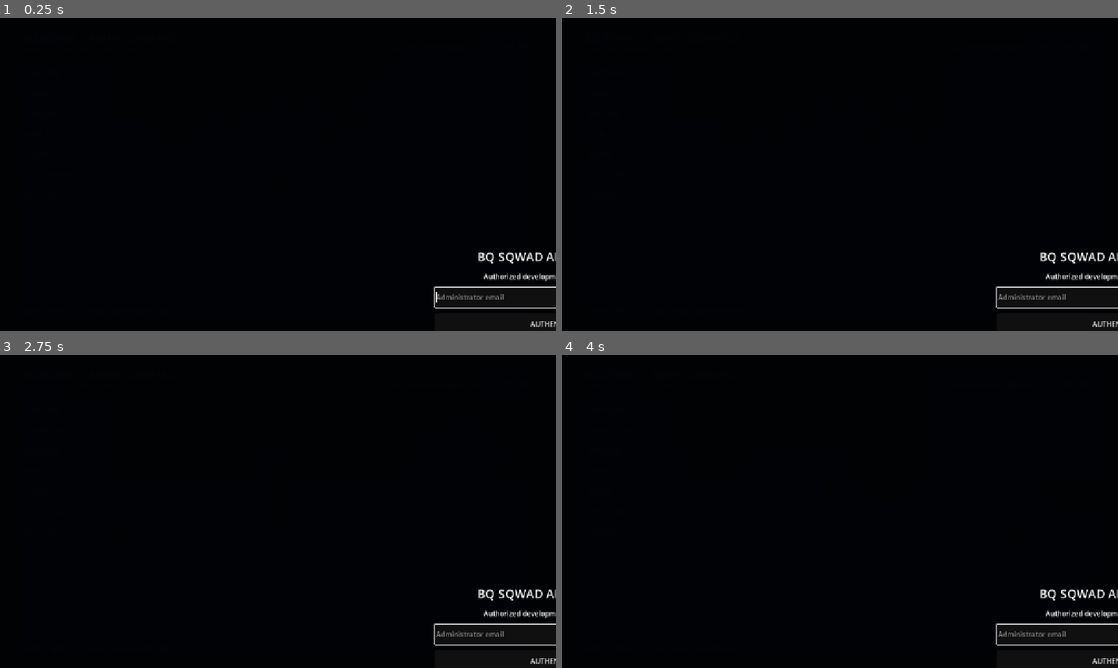
Above: before the commit, frames 1-4 (two rows, left to right).
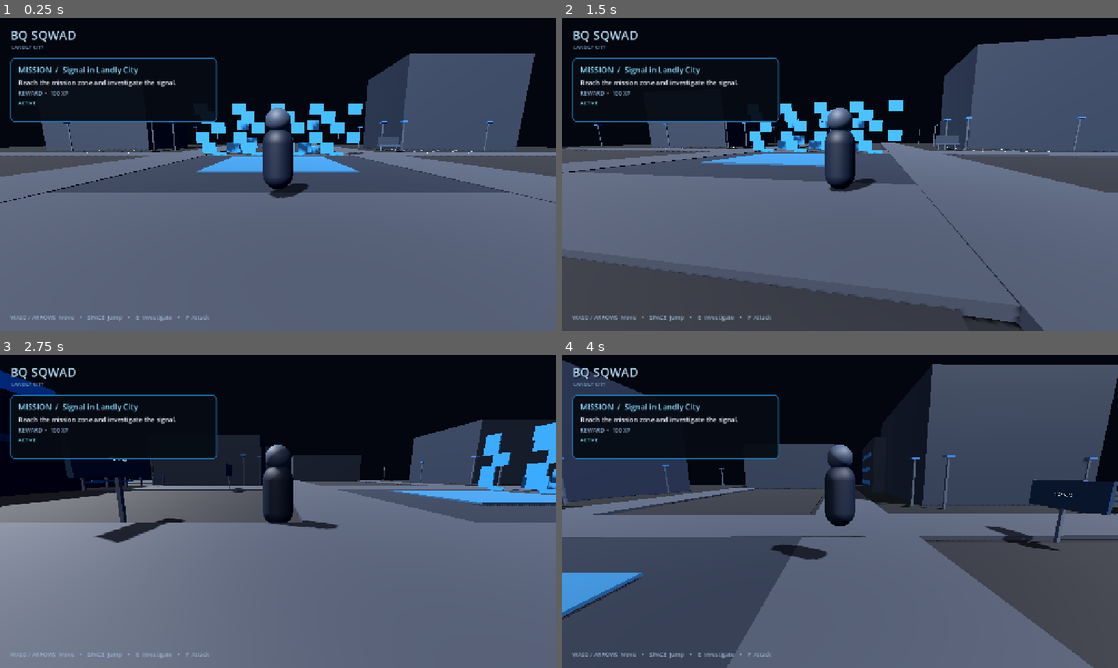
Above: after the commit, the same moments.

Repository: Bqsqwadtechnologies/Bq-sqwad-game-
Game: Godot game, scene res://scenes/main.tscn
Two runs of this game, one before a commit and one after it. Both use one fixed random seed, a clock stepped at 60 frames per second and the inputs below.
Inputs:
- Up to frame 1 (0.25 s): no input
- Up to frame 2 (1.5 s): tap Enter at 0.5 s; hold D (move_right) 0.53-1.28 s; tap F (attack) at 0.6 s; tap Space (jump) at 0.77 s; hold S (move_back) from 1.28 s (still down); tap E (interact) at 1.35 s
- Up to frame 3 (2.75 s): tap Space (jump) at 1.52 s; release S (move_back) at 2.03 s; hold D (move_right) from 2.03 s (still down); tap F (attack) at 2.1 s
- Up to frame 4 (4 s): release D (move_right) at 2.78 s; hold W (move_forward) 2.78-3.53 s; tap E (interact) at 2.85 s; tap Space (jump) at 3.02, 3.77 s; hold A (move_left) from 3.53 s (still down); tap F (attack) at 3.6 s

The runs differ from the first frame. In frame 1, 72% of the frame differs, in the area x 0-100%, y 4-100%; in frame 2, 74%; in frame 3, 68%; in frame 4, 80%, in the area x 0-100%, y 1-100%.

Commit message:
Stop admin login from blocking normal gameplay

Diff:
--- a/scripts/admin_command_center.gd
+++ b/scripts/admin_command_center.gd
@@ -19,13 +19,21 @@
     store.load_catalog()
     _build_dashboard()
     _build_gate()
-    visible = true
+    # Never block normal gameplay with the development admin console.
+    dashboard.visible = false
+    gate.visible = false
+    visible = false
 
 func _unhandled_input(event: InputEvent) -> void:
     if event is InputEventKey and event.pressed and not event.echo and event.keycode == KEY_F8:
-        if gate.visible:
-            return
-        visible = not visible
+        if not visible:
+            visible = true
+            gate.visible = true
+            dashboard.visible = false
+        else:
+            visible = false
+            gate.visible = false
+            dashboard.visible = false
         get_viewport().set_input_as_handled()
 
 func _build_dashboard() -> void:
@@ -36,7 +44,6 @@
     backdrop.set_anchors_and_offsets_preset(Control.PRESET_FULL_RECT)
     backdrop.color = Color(0.006, 0.012, 0.028, 0.97)
     dashboard.add_child(backdrop)
-
     var card := PanelContainer.new()
     card.set_anchors_preset(Control.PRESET_CENTER)
     card.position = Vector2(55, 30)
@@ -45,7 +52,6 @@
     var shell := VBoxContainer.new()
     shell.add_theme_constant_override("separation", 0)
     card.add_child(shell)
-
     var header := HBoxContainer.new()
     header.custom_minimum_size.y = 76
     header.add_theme_constant_override("separation", 14)
@@ -68,9 +74,8 @@
     header.add_child(identity)
     var close := Button.new()
     close.text = "CLOSE  [F8]"
-    close.pressed.connect(func(): visible = false)
+    close.pressed.connect(func(): visible = false; gate.visible = false; dashboard.visible = false)
     header.add_child(close)
-
     var body := HBoxContainer.new()
     body.size_flags_vertical = Control.SIZE_EXPAND_FILL
     shell.add_child(body)
@@ -85,7 +90,6 @@
         b.alignment = HORIZONTAL_ALIGNMENT_LEFT
         b.pressed.connect(_open_tab.bind(tab))
         nav.add_child(b)
-
     content = VBoxContainer.new()
     content.size_flags_horizontal = Control.SIZE_EXPAND_FILL
     content.size_flags_vertical = Control.SIZE_EXPAND_FILL
@@ -95,7 +99,6 @@
     status.text = "ADMIN SESSION • LOCAL DEVELOPMENT MODE"
     status.custom_minimum_size.y = 26
     shell.add_child(status)
-
     asset_dialog = FileDialog.new()
     asset_dialog.access = FileDialog.ACCESS_FILESYSTEM
     asset_dialog.file_mode = FileDialog.FILE_MODE_OPEN_FILE
@@ -354,9 +357,50 @@
         _scan("res://assets/" + key, counts, key)
         _stat(content, String(key).to_upper(), str(counts[key]))
     var note := Label.new()
-    note.text = "Runtime character assets are stored under user://bq_sqwad_admin/assets. Repository assets remain source-controlled on main."
+    note.text = "Runtime character assets are stored under user://bq_sqwad_assets until the production asset pipeline is connected."
     note.autowrap_mode = TextServer.AUTOWRAP_WORD_SMART
     content.add_child(note)
+
+func _progression() -> void:
+    _stat(content, "XP", "LOCAL PROTOTYPE")
+    _stat(content, "UNLOCKS", "READY FOR PERSISTENCE")
+    _stat(content, "CLOUD SAVE", "NOT CONNECTED")
+
+func _settings() -> void:
+    _stat(content, "AUTH", "DEVELOPMENT GATE")
+    _stat(content, "FIREBASE", "READY FOR INTEGRATION")
+    _stat(content, "ADMIN EMAIL", ADMIN_EMAIL)
+    var note := Label.new()
+    note.text = "Production admin authorization must move to Firebase Auth and server-side claims before release."
+    note.autowrap_mode = TextServer.AUTOWRAP_WORD_SMART
+    content.add_child(note)
+
+func _button(parent: Container, text: String, callback: Callable) -> void:
+    var button := Button.new()
+    button.text = text
+    button.pressed.connect(callback)
+    parent.add_child(button)
+
+func _stat(parent: Container, label_text: String, value_text: String) -> void:
+    var box := VBoxContainer.new()
+    box.custom_minimum_size = Vector2(190, 58)
+    parent.add_child(box)
+    var label := Label.new()
+    label.text = label_text
+    label.add_theme_font_size_override("font_size", 11)
+    box.add_child(label)
+    var value := Label.new()
+    value.text = value_text
+    value.add_theme_font_size_override("font_size", 17)
+    box.add_child(value)
+
+func _csv(value: String) -> Array[String]:
+    var result: Array[String] = []
+    for item in value.split(","):
+        var clean := item.strip_edges()
+        if not clean.is_empty():
+            result.append(clean)
+    return result
 
 func _scan(path: String, counts: Dictionary, key: String) -> void:
     var dir := DirAccess.open(path)
@@ -364,59 +408,13 @@
         return
     dir.list_dir_begin()
     while true:
-        var name := dir.get_next()
-        if name.is_empty():
+        var entry := dir.get_next()
+        if entry.is_empty():
             break
-        if name.begins_with("."):
+        if entry == "." or entry == "..":
             continue
         if dir.current_is_dir():
-            _scan(path.path_join(name), counts, key)
+            _scan(path + "/" + entry, counts, key)
         else:
             counts[key] += 1
     dir.list_dir_end()
-
-func _progression() -> void:
-    _stat(content, "XP", "MISSION SYSTEM")
-    _stat(content, "UNLOCKS", "CHARACTER CATALOG READY")
-    _stat(content, "CLOUD SAVE", "FIREBASE PENDING")
-    _stat(content, "AUTHORITATIVE DATA", "SERVER INTEGRATION PENDING")
-
-func _settings() -> void:
-    _stat(content, "ADMIN", ADMIN_EMAIL)
-    _stat(content, "ENGINE", "GODOT 4.7.2")
-    _stat(content, "BRANCH", "main")
-    var checklist := Label.new()
-    checklist.text = "PRODUCTION SECURITY\n✓ Admin identity configured\n✓ Character catalog is data-driven\n✓ Character JSON import\n✓ Asset import pipeline\n□ Firebase Auth enforcement\n□ Custom admin claims / server authorization\n□ Firestore character catalog\n□ Firebase Storage asset pipeline\n□ Audit log"
-    checklist.autowrap_mode = TextServer.AUTOWRAP_WORD_SMART
-    content.add_child(checklist)
-
-func _stat(parent: Container, name: String, value: String) -> void:
-    var panel := PanelContainer.new()
-    panel.custom_minimum_size = Vector2(210, 70)
-    parent.add_child(panel)
-    var box := VBoxContainer.new()
-    panel.add_child(box)
-    var a := Label.new()
-    a.text = name
-    a.add_theme_font_size_override("font_size", 10)
-    box.add_child(a)
-    var b := Label.new()
-    b.text = value
-    b.add_theme_font_size_override("font_size", 17)
-    b.autowrap_mode = TextServer.AUTOWRAP_WORD_SMART
-    box.add_child(b)
-
-func _button(parent: Container, text: String, callback: Callable) -> void:
-    var b := Button.new()
-    b.text = text
-    b.custom_minimum_size.y = 36
-    b.pressed.connect(callback)
-    parent.add_child(b)
-
-func _csv(value: String) -> Array[String]:
-    var result: Array[String] = []
-    for part in value.split(","):
-        var clean := part.strip_edges()
-        if not clean.is_empty():
-            result.append(clean)
-    return result
